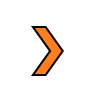
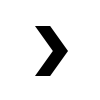
Layer changes from the first 100 x 100 image to the second:
painted on "orange" over box(31, 26, 68, 76)
